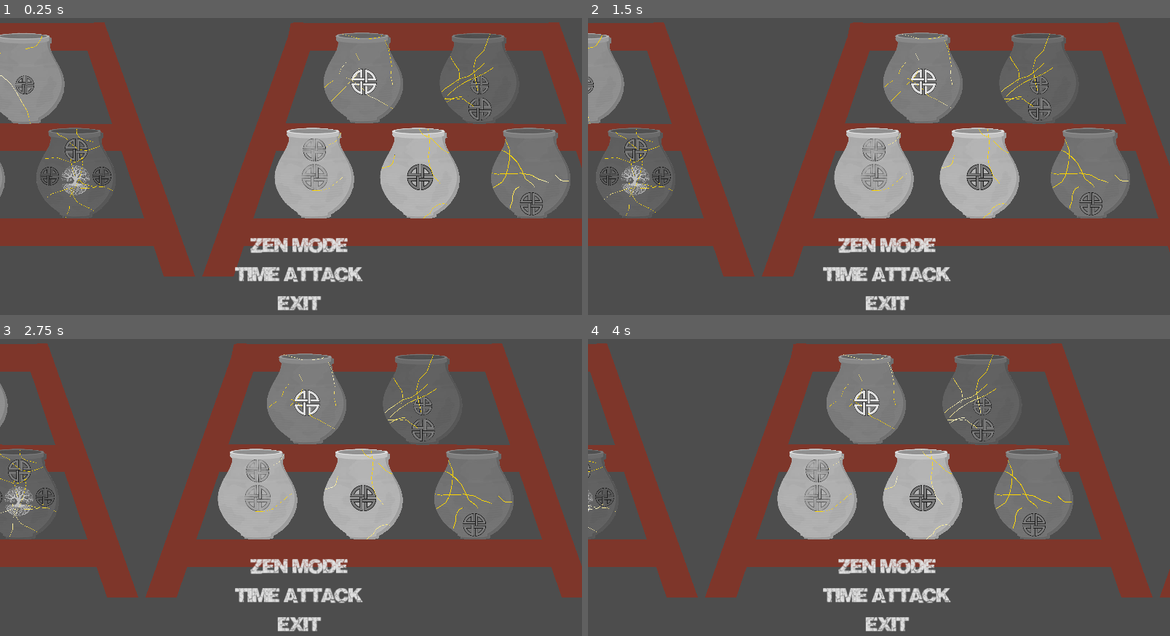
Above: before the commit, frames 1-4 (two rows, left to right).
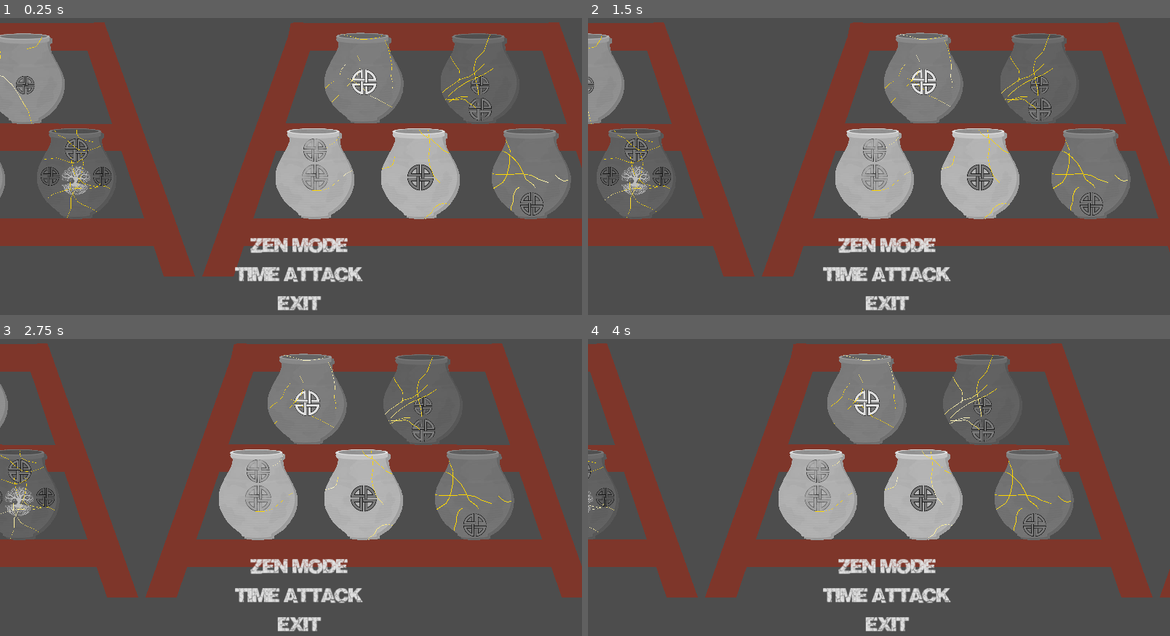
Above: after the commit, the same moments.

Repository: feyrkh/Exploratory
Game: Godot game, scene res://menu/TitleScreen.tscn
The game is run twice, just before and just after one commit, with the same random seed, the same clock (stepped at 60 frames per second) and the same inputs.
Inputs (mouse positions are in pixels of both pictures, inside the frame that each line leads up to):
- Up to frame 1 (0.25 s): no input
- Up to frame 2 (1.5 s): tap Enter at 0.5 s; move the mouse to (1007, 136) at 0.52 s; hold D (right) 0.53-1.25 s; tap Space (add_crack) at 0.6 s; click (1007, 136) at 0.67 s; drag from (762, 169) to (849, 216) at 1.27 s
- Up to frame 3 (2.75 s): move the mouse to (349, 401) at 2.02 s; hold D (right) from 2.03 s (still down); hold Tab (change_click_mode) from 2.03 s (still down)
- Up to frame 4 (4 s): release D (right) at 2.75 s; release Tab (change_click_mode) at 2.75 s; drag from (849, 537) to (704, 425) at 2.77 s; move the mouse to (1053, 523) at 3.52 s; hold A (left) from 3.53 s (still down); hold Shift (disable_collision) from 3.53 s (still down)

The runs differ from the first frame. In frame 1, 1.9% of the frame differs, in the area x 0-99%, y 4-68%; in frame 2, 1.8%; in frame 3, 1.7%; in frame 4, 1.4%.

Commit message:
More glue improvements, gray pot collider improvement

Diff:
--- a/art/item/pot_gray_collider.tscn
+++ b/art/item/pot_gray_collider.tscn
@@ -17,6 +17,7 @@
 metadata/_edit_horizontal_guides_ = [51.0, 130.0]
 
 [node name="band_1" type="ColorRect" parent="."]
+visible = false
 offset_left = 2.0
 offset_top = 47.0
 offset_right = 350.0
@@ -26,6 +27,7 @@
 img_id = "edge bands"
 
 [node name="band_1_2" type="ColorRect" parent="."]
+visible = false
 offset_left = 1.0
 offset_top = 285.0
 offset_right = 356.0
@@ -35,6 +37,7 @@
 img_id = "edge bands"
 
 [node name="band_2_1" type="ColorRect" parent="."]
+visible = false
 offset_left = -1.0
 offset_top = 161.0
 offset_right = 354.0
@@ -44,6 +47,7 @@
 img_id = "middle band"
 
 [node name="band_2_2" type="ColorRect" parent="."]
+visible = false
 offset_left = -1.0
 offset_top = 161.0
 offset_right = 354.0
@@ -53,6 +57,7 @@
 img_id = "middle band"
 
 [node name="band_2_3" type="ColorRect" parent="."]
+visible = false
 offset_left = -1.0
 offset_top = 161.0
 offset_right = 354.0
@@ -67,6 +72,7 @@
 metadata/_edit_lock_ = true
 
 [node name="icon_1" type="ColorRect" parent="."]
+visible = false
 offset_left = 109.0
 offset_top = 166.0
 offset_right = 238.0
@@ -76,6 +82,7 @@
 img_id = "big icon"
 
 [node name="icon_2_1" type="ColorRect" parent="."]
+visible = false
 offset_left = 17.0
 offset_top = 173.0
 offset_right = 101.0
@@ -86,6 +93,7 @@
 img_id = "triple icon"
 
 [node name="icon_2_2" type="ColorRect" parent="."]
+visible = false
 offset_left = 247.0
 offset_top = 173.0
 offset_right = 331.0
@@ -96,6 +104,7 @@
 img_id = "triple icon"
 
 [node name="icon_3_1" type="ColorRect" parent="."]
+visible = false
 offset_left = 134.0
 offset_top = 189.0
 offset_right = 218.0
@@ -106,4 +115,4 @@
 
 [node name="CollisionPolygon2D" type="CollisionPolygon2D" parent="."]
 position = Vector2(-20, -31)
-polygon = PackedVector2Array(84, 74, 75, 67, 73, 57, 72, 44, 86, 38, 170, 31, 217, 31, 301, 42, 306, 49, 314, 54, 315, 75, 307, 81, 308, 99, 315, 120, 351, 185, 362, 211, 369, 238, 371, 259, 367, 293, 355, 326, 332, 362, 306, 389, 279, 408, 267, 414, 267, 425, 257, 429, 219, 432, 168, 432, 137, 427, 135, 418, 121, 414, 122, 407, 83, 377, 63, 358, 45, 332, 27, 297, 21, 272, 20, 237, 29, 199, 50, 157, 74, 115, 81, 93)
+polygon = PackedVector2Array(84, 76, 75, 67, 73, 59, 76, 55, 72, 48, 82, 40, 87, 40, 101, 37, 170, 32, 219, 33, 263, 36, 301, 42, 306, 52, 315, 56, 316, 75, 307, 81, 308, 99, 314, 121, 349, 185, 361, 211, 369, 238, 371, 259, 367, 293, 355, 326, 332, 362, 306, 389, 279, 408, 267, 414, 267, 425, 257, 429, 219, 432, 168, 432, 137, 427, 135, 418, 124, 415, 122, 407, 84, 376, 64, 357, 46, 331, 29, 297, 23, 272, 23, 229, 30, 201, 51, 157, 75, 115, 83, 93)
--- a/pottery/ArcheologyItem.gd
+++ b/pottery/ArcheologyItem.gd
@@ -669,10 +669,11 @@
 		#print("Zero width path found")
 		var new_pt = break_path[0] - (break_path[0] - break_path[1])/2
 		break_path.insert(1, new_pt)
+	MyGeom.shorten_path(break_path, -shatter_size)
 	if !Geometry2D.is_point_in_polygon(break_path[0], original_boundary_polygon):
-		break_path[0] = break_path[0] + (break_path[1] - break_path[0]).normalized() * 2
+		break_path[0] = break_path[0] + (break_path[1] - break_path[0]).normalized() * (2.5+shatter_size)
 	if !Geometry2D.is_point_in_polygon(break_path[-1], original_boundary_polygon):
-		break_path[-1] = break_path[-1] + (break_path[-2] - break_path[-1]).normalized() * 2
+		break_path[-1] = break_path[-1] + (break_path[-2] - break_path[-1]).normalized() * (2.5+shatter_size)
 	line.points = break_path
 	edge.add_child(line)
 	shard_edges.add_child(edge)
--- a/pottery/ItemShardEdge.gd
+++ b/pottery/ItemShardEdge.gd
@@ -57,10 +57,12 @@
 			return
 		var new_lines = Geometry2D.intersect_polyline_with_polygon(cur_line, polygon)
 		if new_lines.size() > 0:
+			MyGeom.shorten_path(new_lines[0], -2)
 			child.points = new_lines[0]
 			new_lines.pop_front()
 			for extra_line in new_lines:
 				if extra_line.size() < 2: continue
+				MyGeom.shorten_path(extra_line, -2)
 				var new_line = load("res://pottery/ItemShardEdgeLine.tscn").instantiate()
 				new_line.points = PackedVector2Array(extra_line)
 				add_child(new_line)
--- a/pottery/ItemShardEdgeLine.tscn
+++ b/pottery/ItemShardEdgeLine.tscn
@@ -11,5 +11,4 @@
 default_color = Color(0.454902, 0.192157, 0.137255, 1)
 texture = ExtResource("1_a0b8r")
 texture_mode = 1
-joint_mode = 2
 script = ExtResource("2_5g4ha")
--- a/pottery/ItemShardEdgeLineCurve.tres
+++ b/pottery/ItemShardEdgeLineCurve.tres
@@ -1,5 +1,5 @@
 [gd_resource type="Curve" format=3 uid="uid://7o4xbqm6k0c0"]
 
 [resource]
-_data = [Vector2(0, 0.17), 0.0, 0.0, 0, 0, Vector2(0.490099, 1), 0.0, 0.0, 0, 0, Vector2(1, 0.17), 0.0, 0.0, 0, 0]
+_data = [Vector2(0, 0.171286), 0.0, 0.0, 0, 0, Vector2(0.497159, 1), 0.0, 0.0, 0, 0, Vector2(1, 0.171286), 0.0, 0.0, 0, 0]
 point_count = 3
